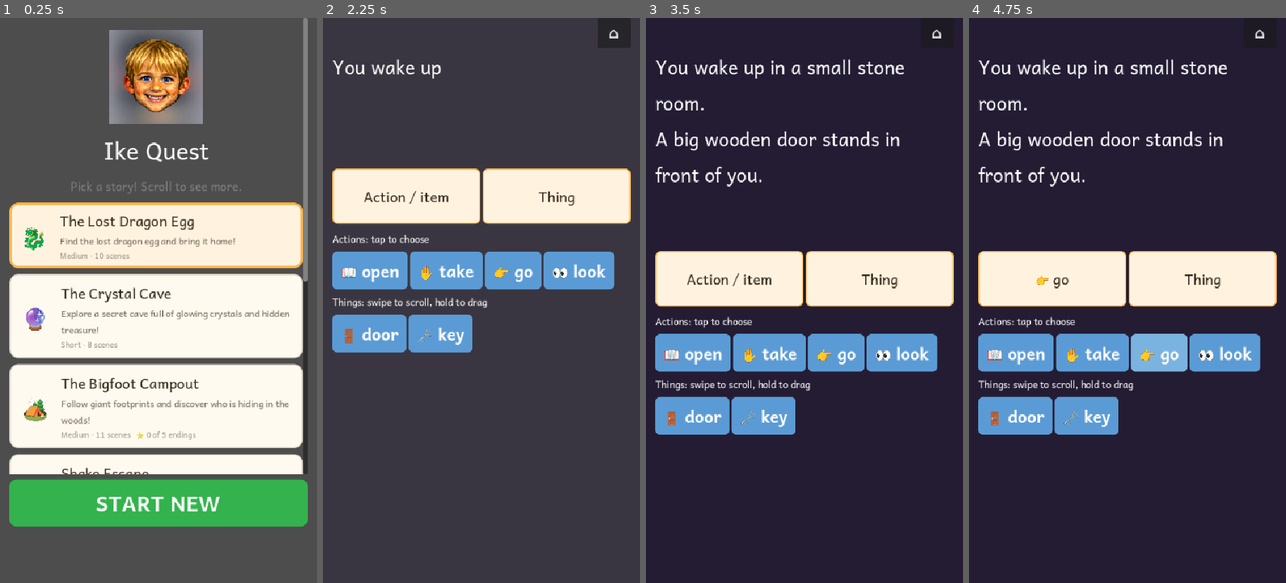
Above: before the commit, frames 1-4 (left to right).
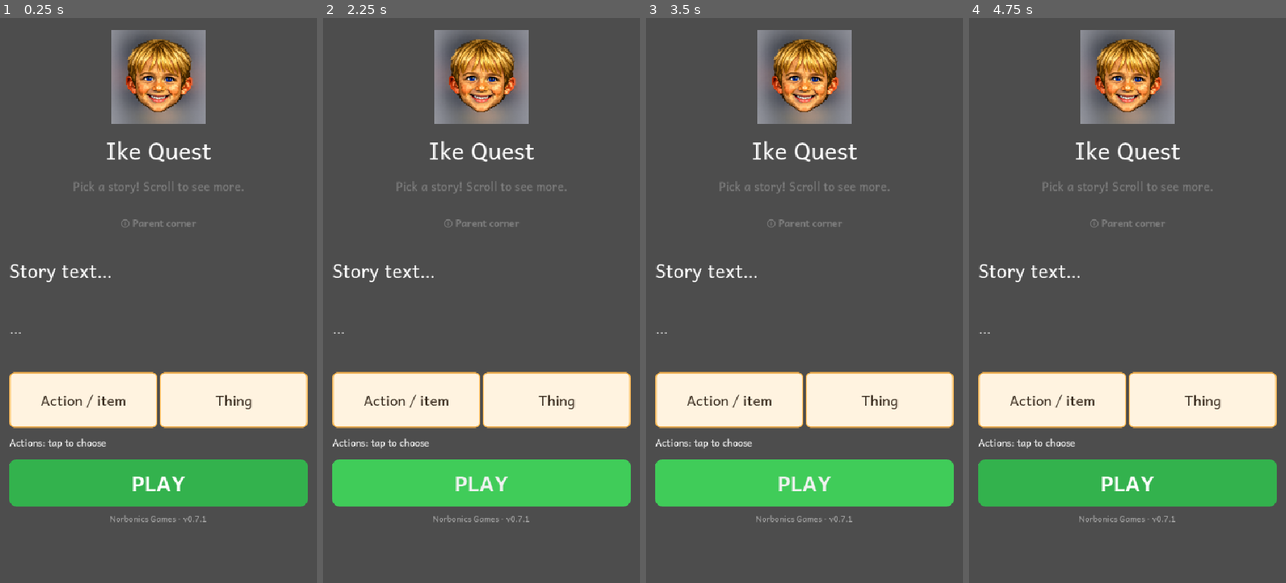
Above: after the commit, the same moments.

Repository: DlaregY/kid-text-adventure
Game: Godot game, scene res://Game.tscn
Same seed, same stepped clock (60 frames per second), same inputs: the game is played once before the commit and once after it.
Inputs (mouse positions are in pixels of both pictures, inside the frame that each line leads up to):
- Up to frame 1 (0.25 s): no input
- Up to frame 2 (2.25 s): click (478, 232) at 0.52 s; click (478, 232) at 1.27 s; click "START NEW" (after the commit: "PLAY") at 2 s
- Up to frame 3 (3.5 s): click (804, 481) at 2.75 s, where only the run after the commit has a clickable "PLAY"
- Up to frame 4 (4.75 s): click (1159, 351) at 3.5 s, where only the run before the commit has a clickable "👉 go"; click (1159, 351) at 4.25 s, where only the run before the commit has a clickable "👉 go"

The runs differ from the first frame. In frame 1, 44% of the frame differs, in the area x 2-98%, y 0-91%; in frame 2, 42%; in frame 3, 100%; in frame 4, 100%, in the area x 0-100%, y 0-100%.
Error after the commit: Invalid assignment of property or key 'text' with value of type 'String' on a base object of type 'null instance'. (res://scripts/Game.gd:236)

Commit message:
Pin Norbonics Games and version beneath menu buttons

Diff:
--- a/Game.tscn
+++ b/Game.tscn
@@ -202,13 +202,6 @@
 flat = true
 text = "ⓘ Parent corner"
 
-[node name="VersionLabel" type="Label" parent="ScrollContainer/Layout/MenuScreen"]
-layout_mode = 2
-theme_override_font_sizes/font_size = 14
-theme_override_colors/font_color = Color(0.5, 0.5, 0.5, 1)
-horizontal_alignment = 1
-text = "Norbonics Games · v0.7.1"
-
 [node name="BottomSpacer" type="Control" parent="ScrollContainer/Layout/MenuScreen"]
 custom_minimum_size = Vector2(0, 8)
 layout_mode = 2
@@ -368,7 +361,7 @@
 anchor_right = 1.0
 anchor_bottom = 1.0
 offset_left = 16.0
-offset_top = -176.0
+offset_top = -210.0
 offset_right = -16.0
 offset_bottom = -8.0
 grow_horizontal = 2
@@ -397,6 +390,13 @@
 theme_override_styles/hover = SubResource("play_hover")
 theme_override_styles/pressed = SubResource("play_pressed")
 text = "PLAY"
+
+[node name="VersionLabel" type="Label" parent="BottomBar"]
+layout_mode = 2
+theme_override_font_sizes/font_size = 14
+theme_override_colors/font_color = Color(0.7, 0.7, 0.7, 1)
+horizontal_alignment = 1
+text = "Norbonics Games · v0.7.1"
 
 [node name="ContinueBar" type="Control" parent="."]
 visible = false
